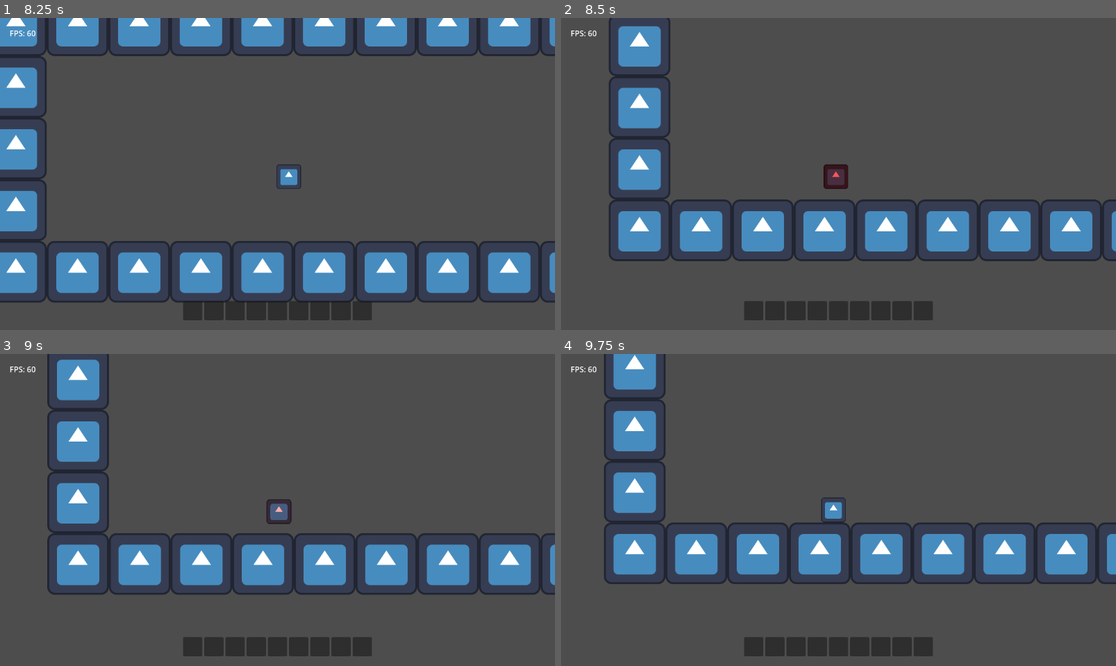
Above: before the commit, frames 1-4 (two rows, left to right).
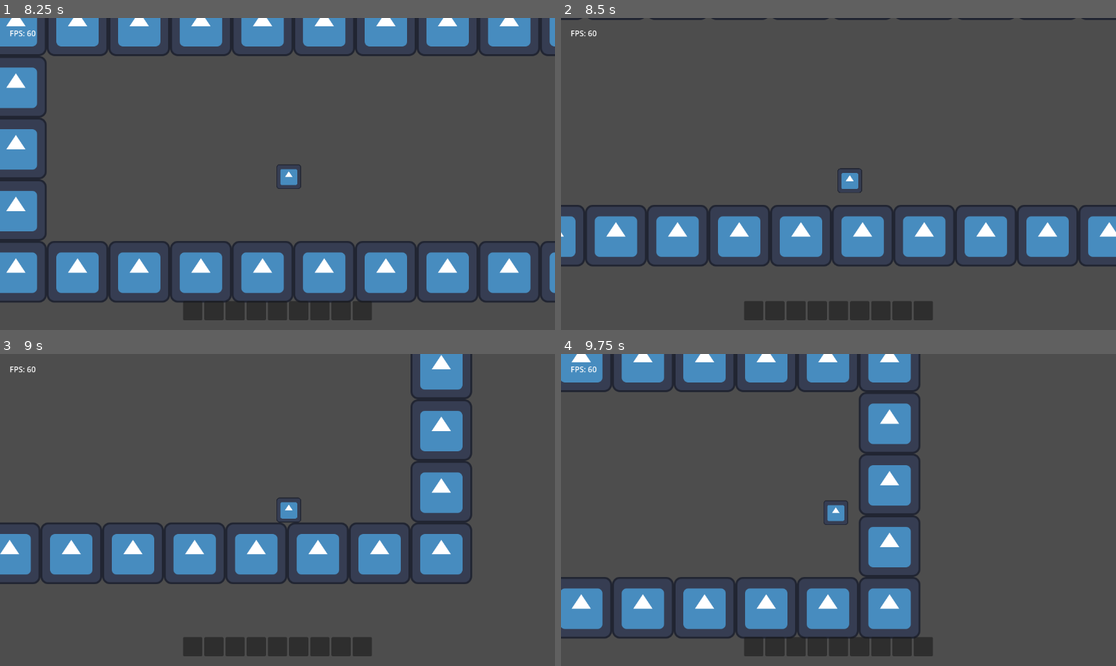
Above: after the commit, the same moments.

Repository: TheHumanMRP/RPG-Life-Tracker
Game: Godot game, scene res://Folders/Systems/Main/Scenes/main_scene.tscn
The game is run twice, just before and just after one commit, with the same random seed, the same clock (stepped at 60 frames per second) and the same inputs. The engine's default icon, where the game draws it, is replaced by a stand-in: a white triangle on a blue panel in a dark square.
Inputs:
- Up to frame 1 (8.25 s): hold D (move_right) 0.53-2.03 s; tap Space (jump) at 0.77, 1.52, 3.02, 3.77, 4.52, 6.02, 6.77, 7.52 s; hold A (move_left) 2.03-2.78 s; hold D (move_right) 2.78-4.28 s; hold A (move_left) 4.28-5.03 s; hold D (move_right) 5.03-5.78 s; hold A (move_left) 5.78-7.28 s; hold D (move_right) from 7.28 s (still down)
- Up to frame 2 (8.5 s): keep holding D (move_right)
- Up to frame 3 (9 s): keep holding D (move_right)
- Up to frame 4 (9.75 s): tap Space (jump) at 9.02 s; release D (move_right) at 9.53 s; hold A (move_left) from 9.53 s (still down)

Frame 1 is identical in both runs. In frame 2, 18% of the frame differs, in the area x 0-100%, y 0-80%; in frame 3, 19%; in frame 4, 28%, in the area x 0-100%, y 0-92%.

Commit message:
Auto commit at 2026-06-25 16:48:34

Diff:
--- a/Folders/Systems/Platformer_Components/Scenes/level.tscn
+++ b/Folders/Systems/Platformer_Components/Scenes/level.tscn
@@ -26,5 +26,8 @@
 position = Vector2(591, 39)
 
 [node name="DamageArea" parent="." unique_id=1450602764 instance=ExtResource("4_d6cyu")]
-position = Vector2(250, 75)
+position = Vector2(251, 50)
 insta_kill = true
+player_only = true
+width = 10.0
+height = 10.0
